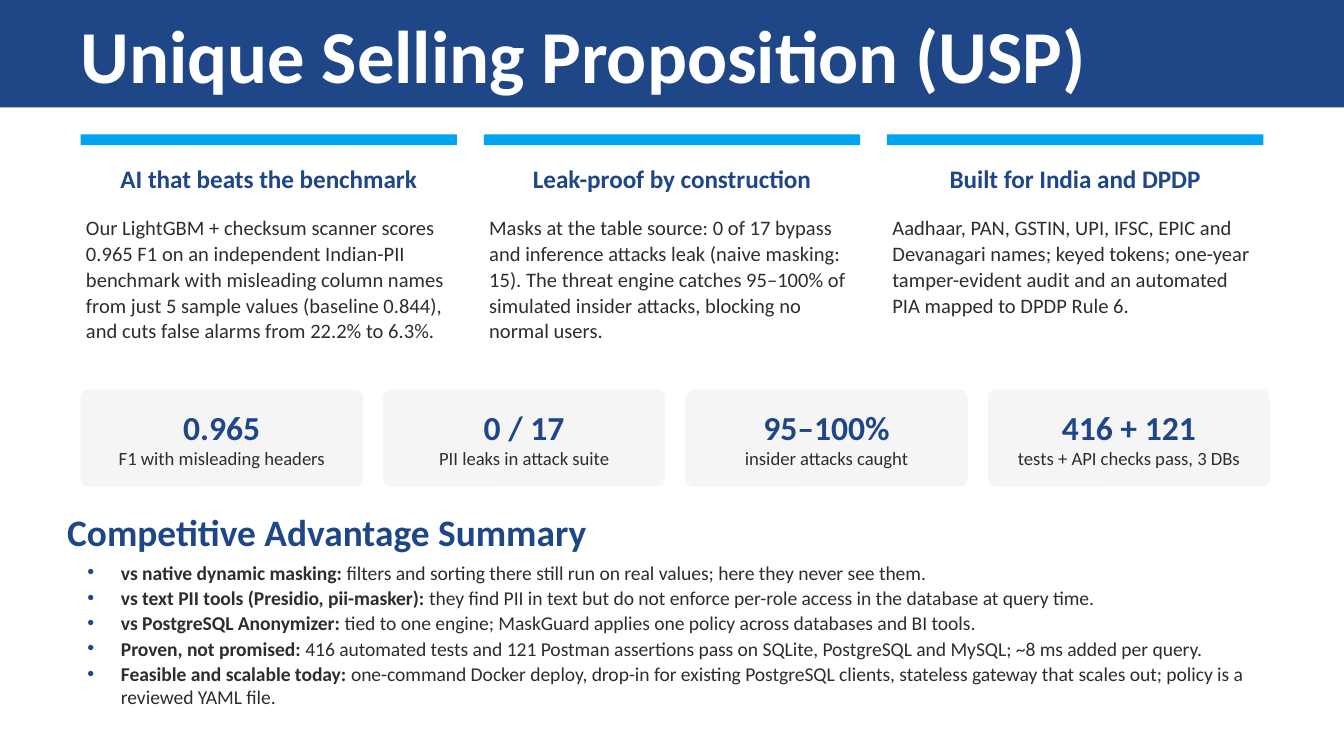
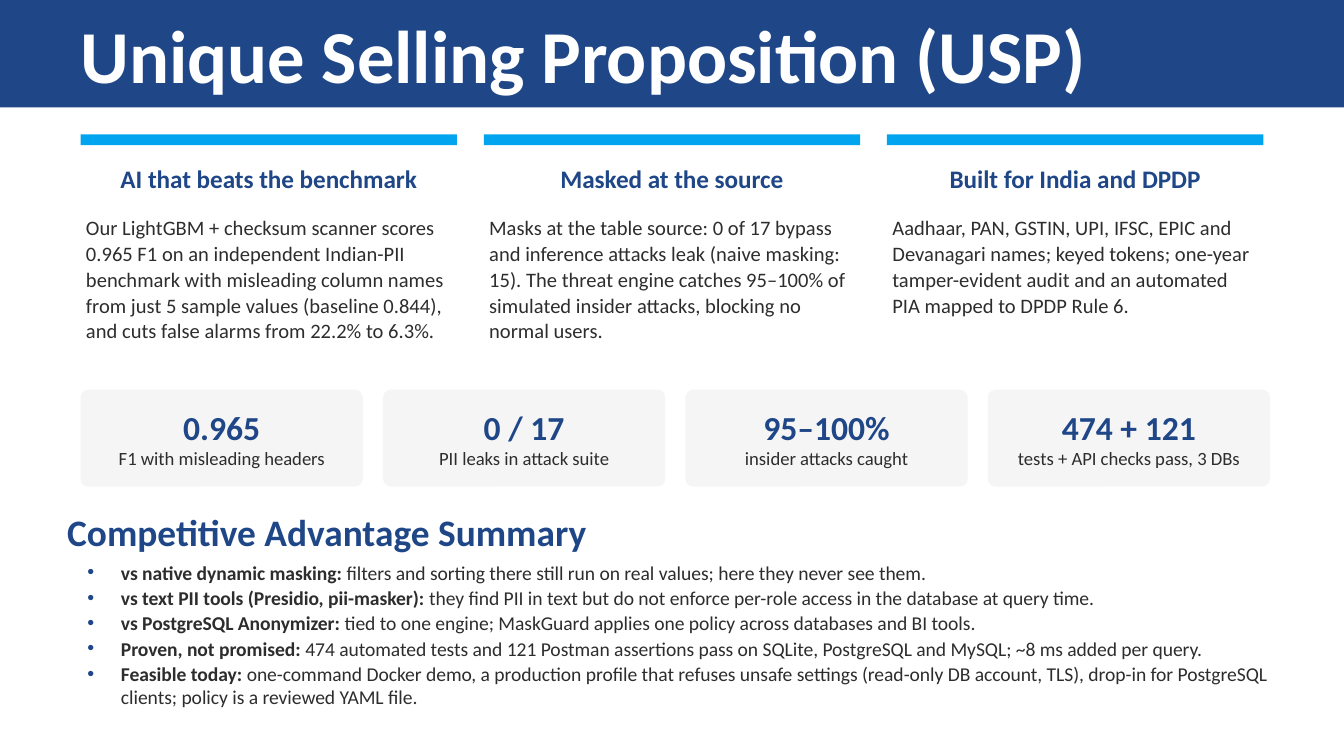
Before and after one commit to hotaro6754/mask, a slide deck: slide 6 of docs/MaskGuard_Round1_Submission.pptx. Drawn at 1344x756 pixels with LibreOffice and Linux fonts; fonts in the diff are those of the drawing. Boxes give left, top, right and bottom in pixels: in the first picture for what was removed or moved away, otherwise in the second. Text is boxed around its words. In the diff, an @@ line names an element or a change of style, - is before the commit and + after.

```diff
--- a/docs/MaskGuard_Round1_Submission.pptx
+++ b/docs/MaskGuard_Round1_Submission.pptx
@@ text at [560, 170, 784, 188]: text changed @@
-Leak-proof by construction
+Masked at the source
@@ text in rounded rectangle at [1062, 418, 1196, 440]: text changed @@
-416 + 121
+474 + 121
@@ text at [121, 642, 1267, 707]: text changed @@
-• Proven, not promised: 416 automated tests and 121 Postman assertions pass on SQLite, PostgreSQL and MySQL; ~8 ms added per query.
-• Feasible and scalable today: one-command Docker deploy, drop-in for existing PostgreSQL clients, stateless gateway that scales out; policy is a reviewed YAML file.
+• Proven, not promised: 474 automated tests and 121 Postman assertions pass on SQLite, PostgreSQL and MySQL; ~8 ms added per query.
+• Feasible today: one-command Docker demo, a production profile that refuses unsafe settings (read-only DB account, TLS), drop-in for PostgreSQL clients; policy is a reviewed YAML file.
```
Also in this commit, not shown: 5 other slides changed.
